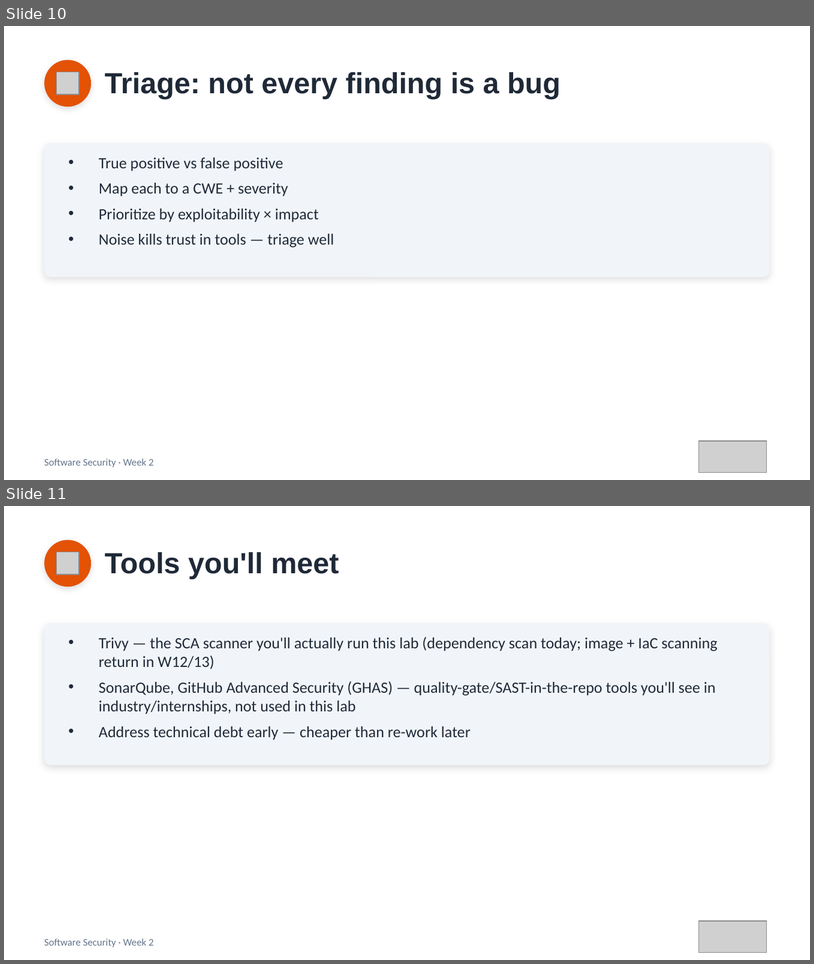
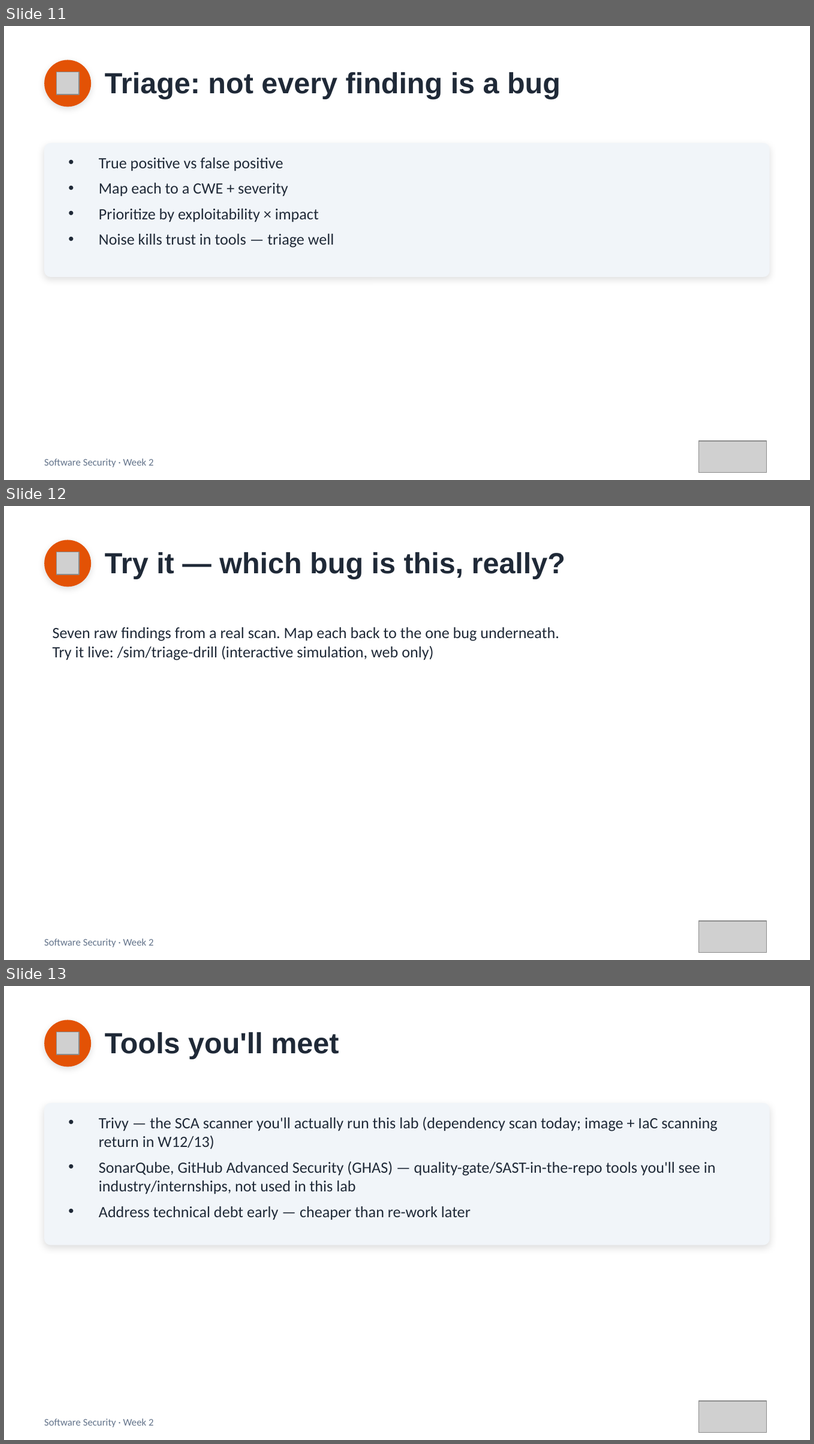
Before and after one commit to 6531503085Sutapat/software-security, a slide deck: slides/pptx/week02.pptx. Shown one above the other, each under a label of ours: slides 10 and 11 before the commit, slides 11, 12 and 13 after it. The pictures are 814x964 and 814x1444 pixels, drawn with LibreOffice and Linux fonts; fonts in the diff are those of the drawing; grey boxes stand for pictures. Boxes give left, top, right and bottom in pixels: in the first picture for what was removed or moved away, otherwise in the second. Text is boxed around its words. In the diff, an @@ line names an element or a change of style, - is before the commit and + after.

```diff
--- a/slides/pptx/week02.pptx
+++ b/slides/pptx/week02.pptx
@@ slide 12 added at (4,506,810,960), background #FFFFFF @@
@@ ellipse added at (44,540,91,586), fill #E35205 @@
@@ picture added at (56,552,79,574) @@
@@ text added at (105,552,566,579), 26 pt, text #1F2937, bold @@
+Try it — which bug is this, really?
@@ text added at (53,627,559,660), 14 pt, text #1F2937 @@
+Seven raw findings from a real scan. Map each back to the one bug underneath.
+Try it live: /sim/triage-drill (interactive simulation, web only)
@@ picture added at (699,921,767,952) @@
@@ text added at (44,938,154,947), 9 pt, text #64748B @@
+Software Security · Week 2
@@ what was slide 10 is now slide 11 @@
@@ what was slide 11 is now slide 13 @@
```
Also in this commit, not shown: 2 other slides added, 1 slide removed, 7 other files.
